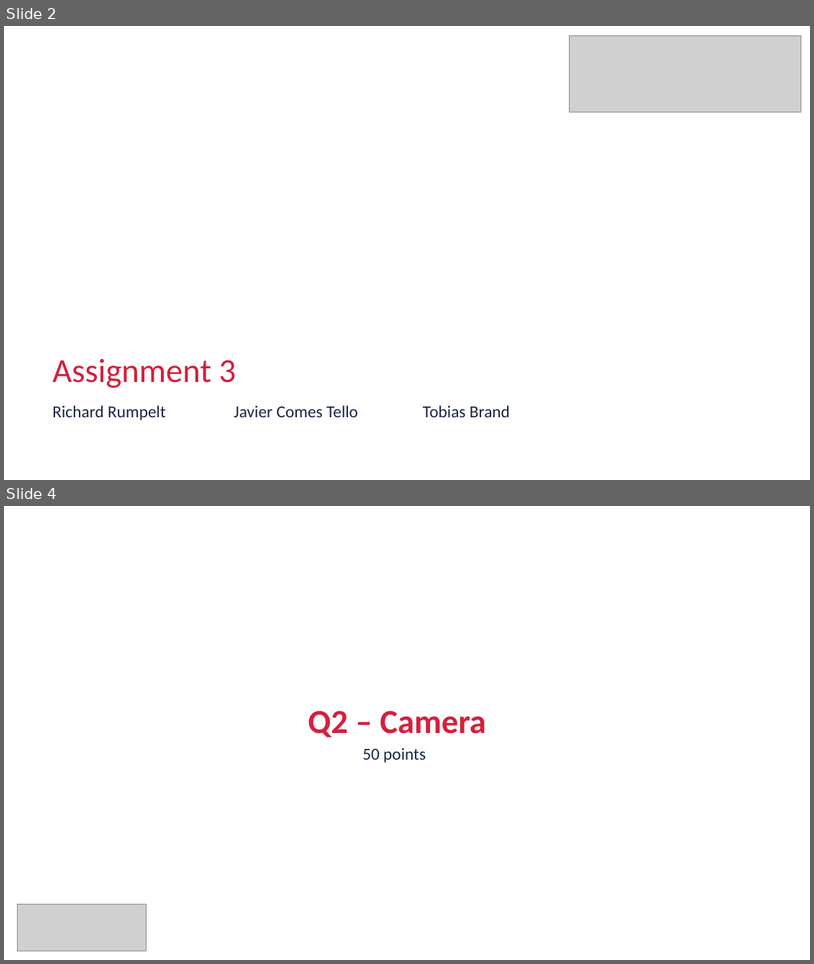
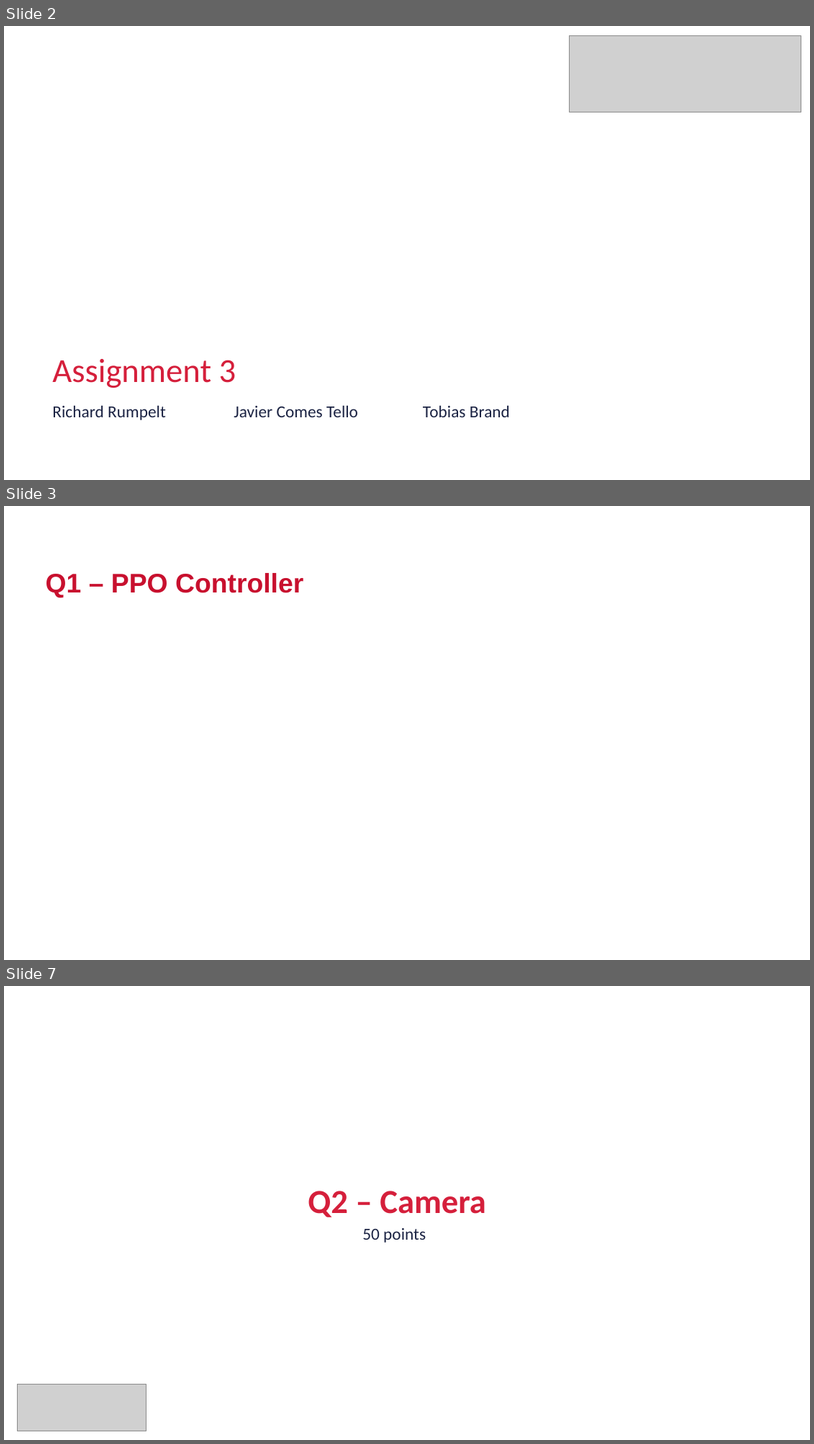
Before and after one commit to Ricrump/MAS512-Assignment3, a slide deck: MAS512_assignment2_gr3.pptx. Shown one above the other, each under a label of ours: slides 2 and 4 before the commit, slides 2, 3 and 7 after it; the slides between them are not shown. The pictures are 814x964 and 814x1444 pixels, drawn with LibreOffice and Linux fonts; fonts in the diff are those of the drawing; grey boxes stand for pictures; background and template pictures are left out. Boxes give left, top, right and bottom in pixels: in the first picture for what was removed or moved away, otherwise in the second. Text is boxed around its words. In the diff, an @@ line names an element or a change of style, - is before the commit and + after.

```diff
--- a/MAS512_assignment2_gr3.pptx
+++ b/MAS512_assignment2_gr3.pptx
@@ slide 3 added at (x1=4, y1=506, x2=810, y2=960), background #FFFFFF @@
@@ title added at (x1=46, y1=573, x2=304, y2=598), 32 pt, text #C8102E, bold @@
+Q1 – PPO Controller
@@ what was slide 4 is now slide 7 @@
```
Also in this commit, not shown: 3 other slides added, 1 slide removed.
